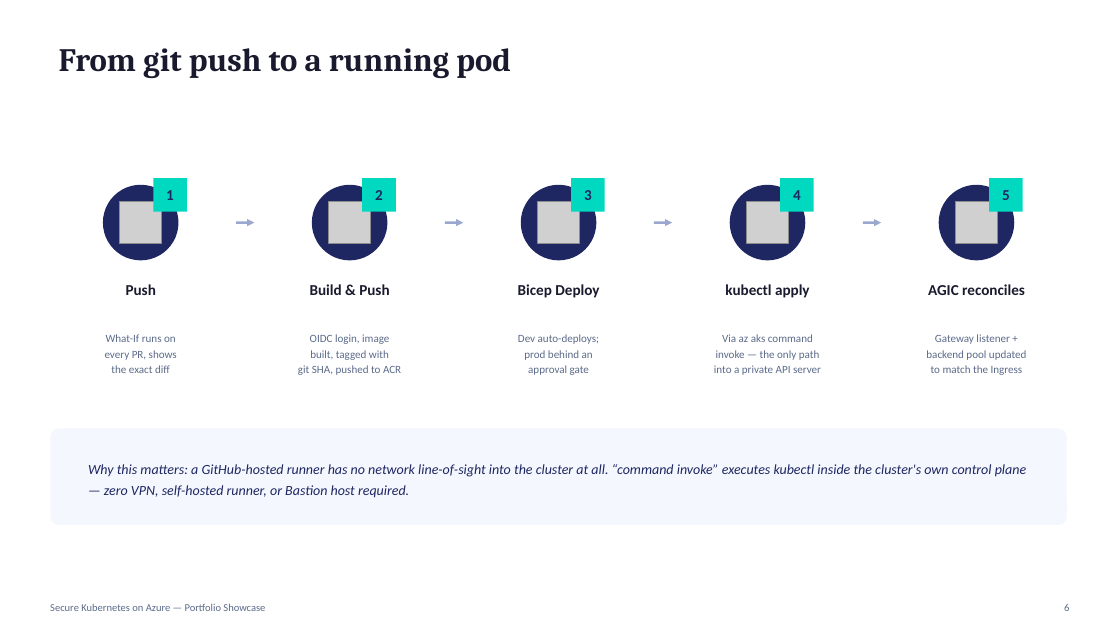
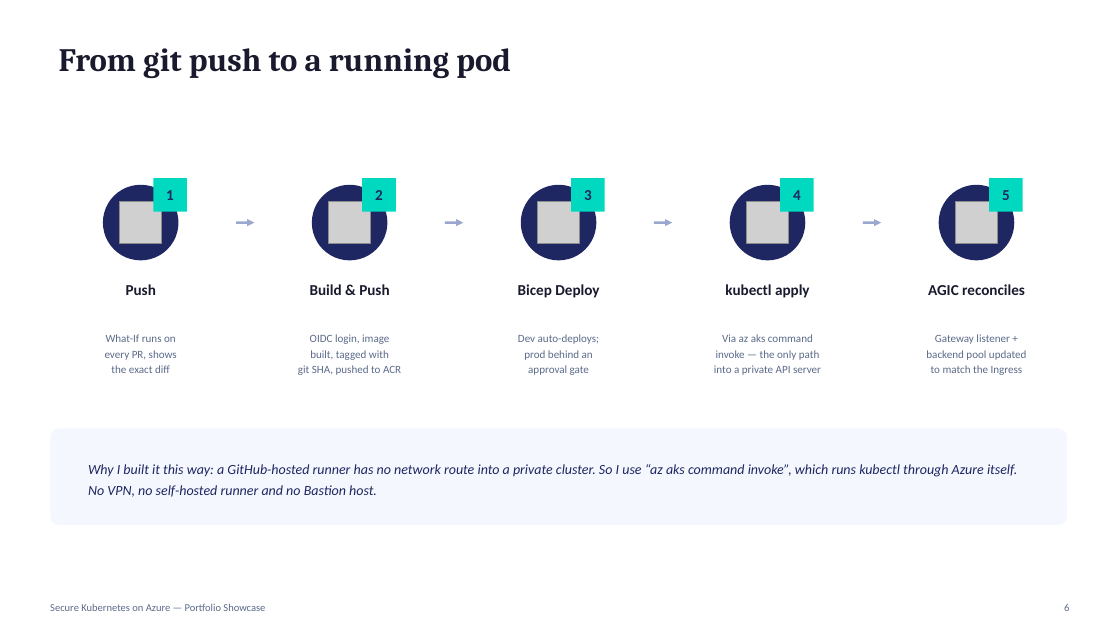
Before and after one commit to sufideen/az-ent-sec-dashboard, a slide deck: slide 6 of docs/webplat-kubernetes-showcase.pptx. Drawn at 1120x630 pixels with LibreOffice and Linux fonts; fonts in the diff are those of the drawing; grey boxes stand for pictures. Boxes give left, top, right and bottom in pixels: in the first picture for what was removed or moved away, otherwise in the second. Text is boxed around its words. In the diff, an @@ line names an element or a change of style, - is before the commit and + after.

```diff
--- a/docs/webplat-kubernetes-showcase.pptx
+++ b/docs/webplat-kubernetes-showcase.pptx
@@ text at <box>88,464,1017,497</box>: text changed @@
-Why this matters: a GitHub-hosted runner has no network line-of-sight into the cluster at all. “command invoke” executes kubectl inside the cluster's own control plane — zero VPN, self-hosted runner, or Bastion host required.
+Why I built it this way: a GitHub-hosted runner has no network route into a private cluster. So I use “az aks command invoke”, which runs kubectl through Azure itself. No VPN, no self-hosted runner and no Bastion host.
```
Also in this commit, not shown: 10 other slides changed, 4 other files.
